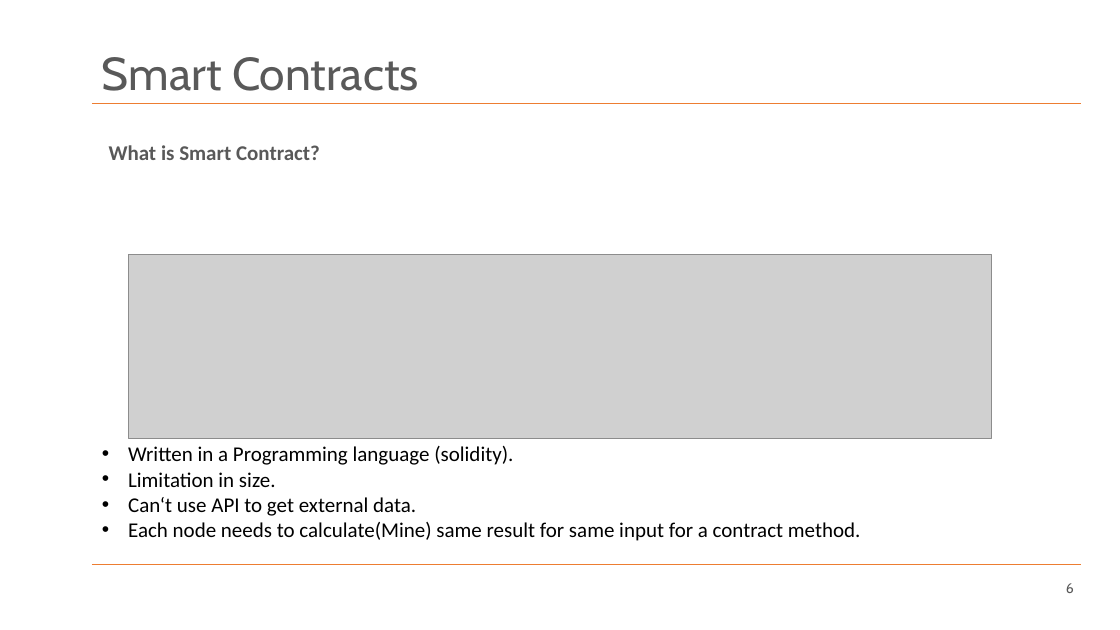
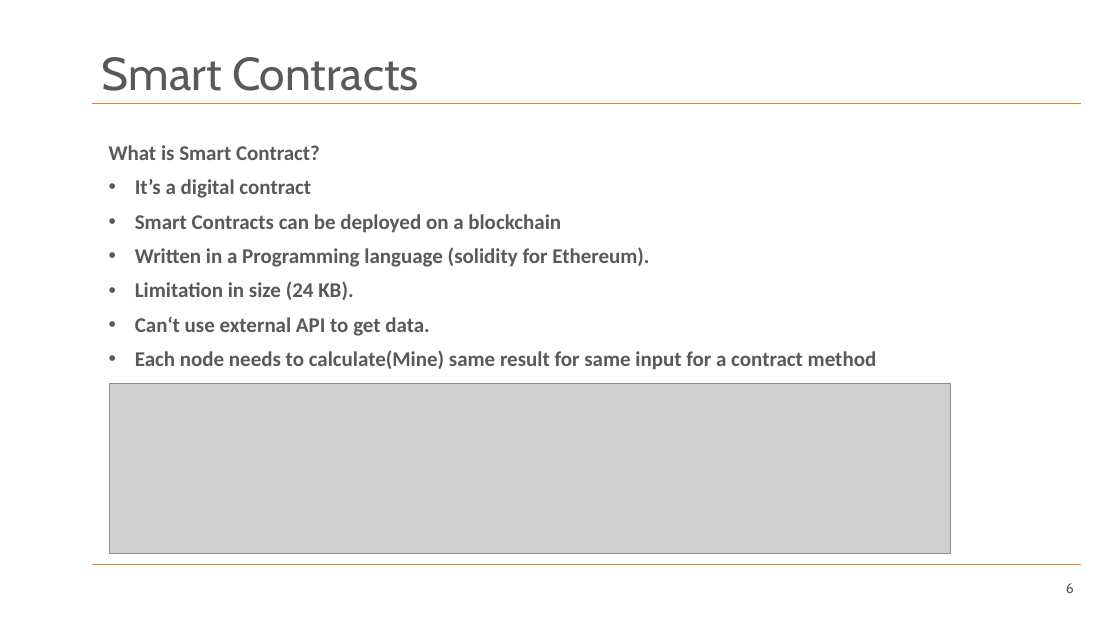
Before and after one commit to SachiHarshitha/HDa_TeamProject_SS21, a slide deck: slide 6 of 00_Documentation/M03_TeamProject_Haid_UWB-Presentation.pptx. Drawn at 1120x630 pixels with LibreOffice and Linux fonts; fonts in the diff are those of the drawing; grey boxes stand for pictures; background and template pictures are left out. Boxes give left, top, right and bottom in pixels: in the first picture for what was removed or moved away, otherwise in the second. Text is boxed around its words. In the diff, an @@ line names an element or a change of style, - is before the commit and + after.

Commit message:
updated pp

```diff
--- a/00_Documentation/M03_TeamProject_Haid_UWB-Presentation.pptx
+++ b/00_Documentation/M03_TeamProject_Haid_UWB-Presentation.pptx
@@ text at <box>135,179,877,370</box>: paragraphs added @@
+• It’s a digital contract
+• Smart Contracts can be deployed on a blockchain
+• Written in a Programming language (solidity for Ethereum).
+• Limitation in size (24 KB).
+• Can‘t use external API to get data.
+• Each node needs to calculate(Mine) same result for same input for a contract method
@@ picture removed at <box>129,255,992,438</box> @@
@@ picture added at <box>109,384,951,554</box> @@
@@ text removed at <box>128,446,861,541</box> @@
-• Written in a Programming language (solidity).
-• Limitation in size.
-• Can‘t use API to get external data.
-• Each node needs to calculate(Mine) same result for same input for a contract method.
```
Also in this commit, not shown: 2 other slides changed.
